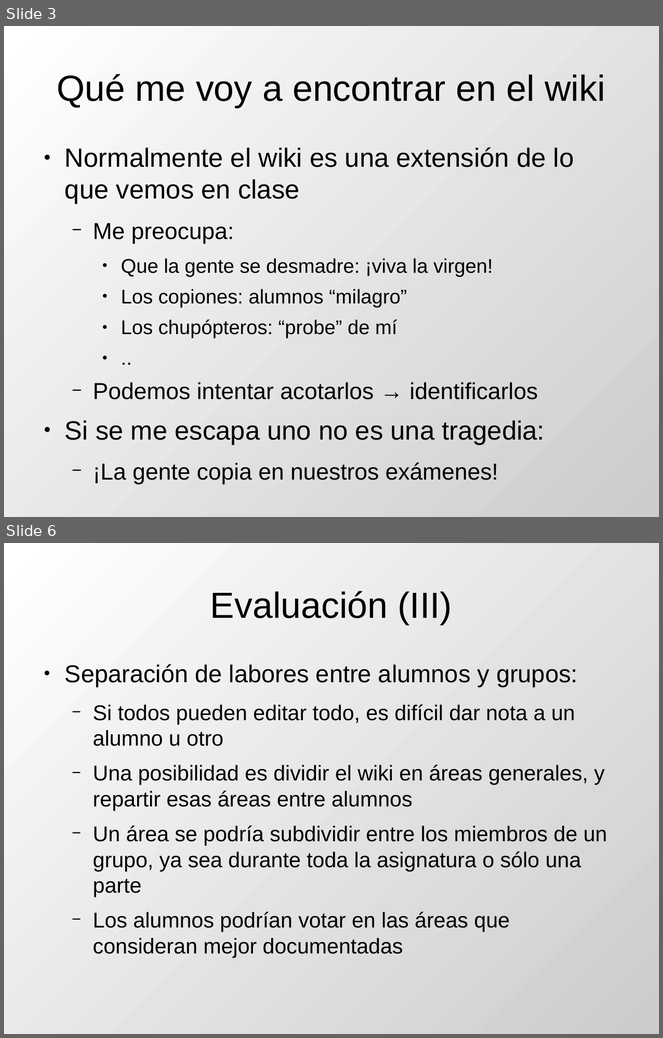
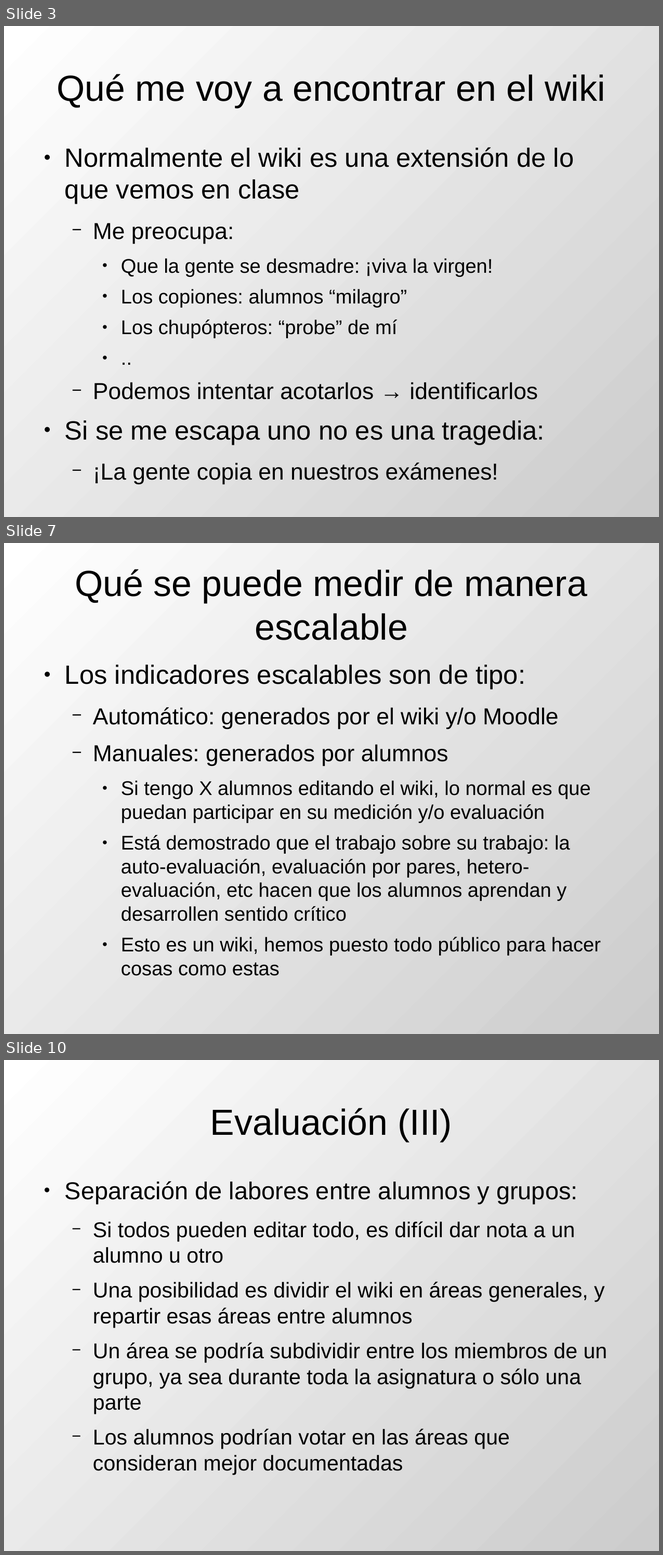
Before and after one commit to DrPantera/wikis4education, a slide deck: uca-2013_07/tema-5-EvaluacionWikis.odp. Shown one above the other, each under a label of ours: slides 3 and 6 before the commit, slides 3, 7 and 10 after it; the slides between them are not shown. The pictures are 663x1038 and 663x1555 pixels, drawn with LibreOffice and Linux fonts; fonts in the diff are those of the drawing. Boxes give left, top, right and bottom in pixels: in the first picture for what was removed or moved away, otherwise in the second. Text is boxed around its words. In the diff, an @@ line names an element or a change of style, - is before the commit and + after.

```diff
--- a/uca-2013_07/tema-5-EvaluacionWikis.odp
+++ b/uca-2013_07/tema-5-EvaluacionWikis.odp
@@ slide 7 added at (4, 543, 659, 1034), background gradient #FFFFFF to #CCCCCC @@
@@ title added at (75, 569, 587, 640), 44 pt, text #000000 @@
+Qué se puede medir de manera escalable
@@ text added at (65, 665, 601, 976), 24 pt, text #000000 @@
+● Los indicadores escalables son de tipo:
+  − Automático: generados por el wiki y/o Moodle
+  − Manuales: generados por alumnos
+    ● Si tengo X alumnos editando el wiki, lo normal es que puedan participar en su medición y/o evaluación
+    ● Está demostrado que el trabajo sobre su trabajo: la auto-evaluación, evaluación por pares, hetero-evaluación, etc hacen que los alumnos aprendan y desarrollen sentido crítico
+    ● Esto es un wiki, hemos puesto todo público para hacer cosas como estas
@@ what was slide 6 is now slide 10 @@
```
Also in this commit, not shown: 4 slides changed, 4 other slides added, 2 other files.
